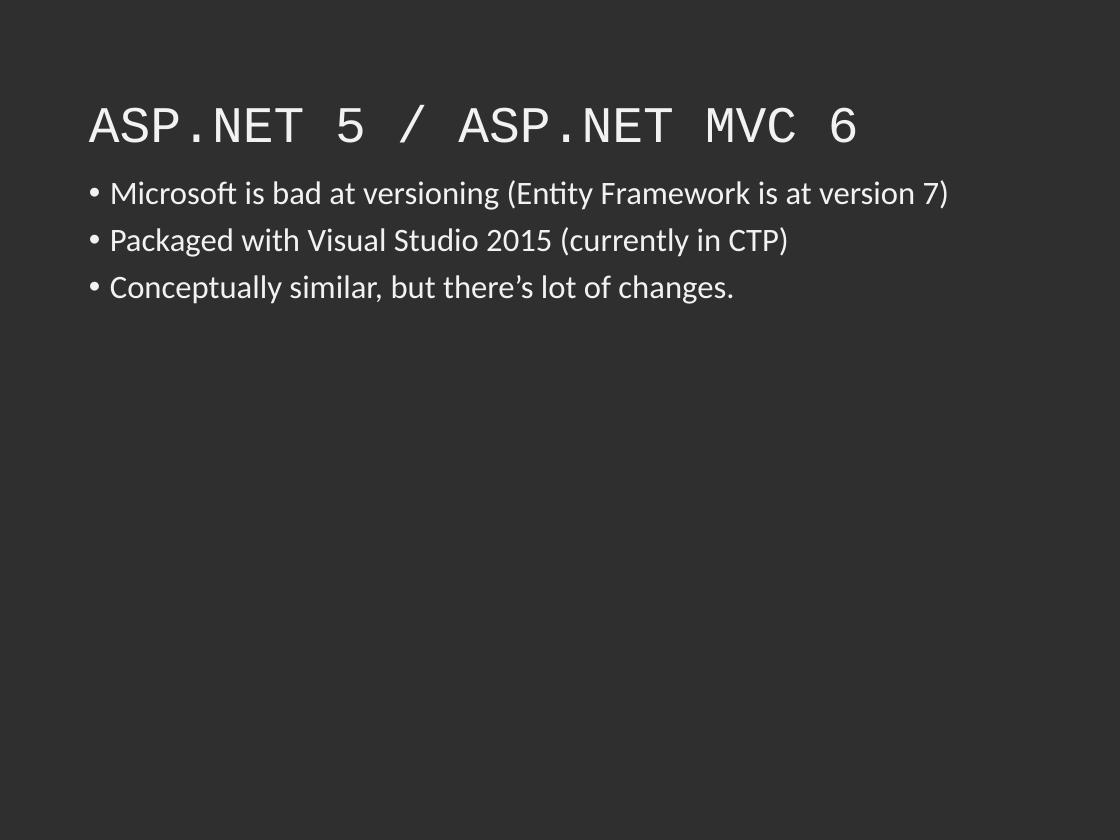
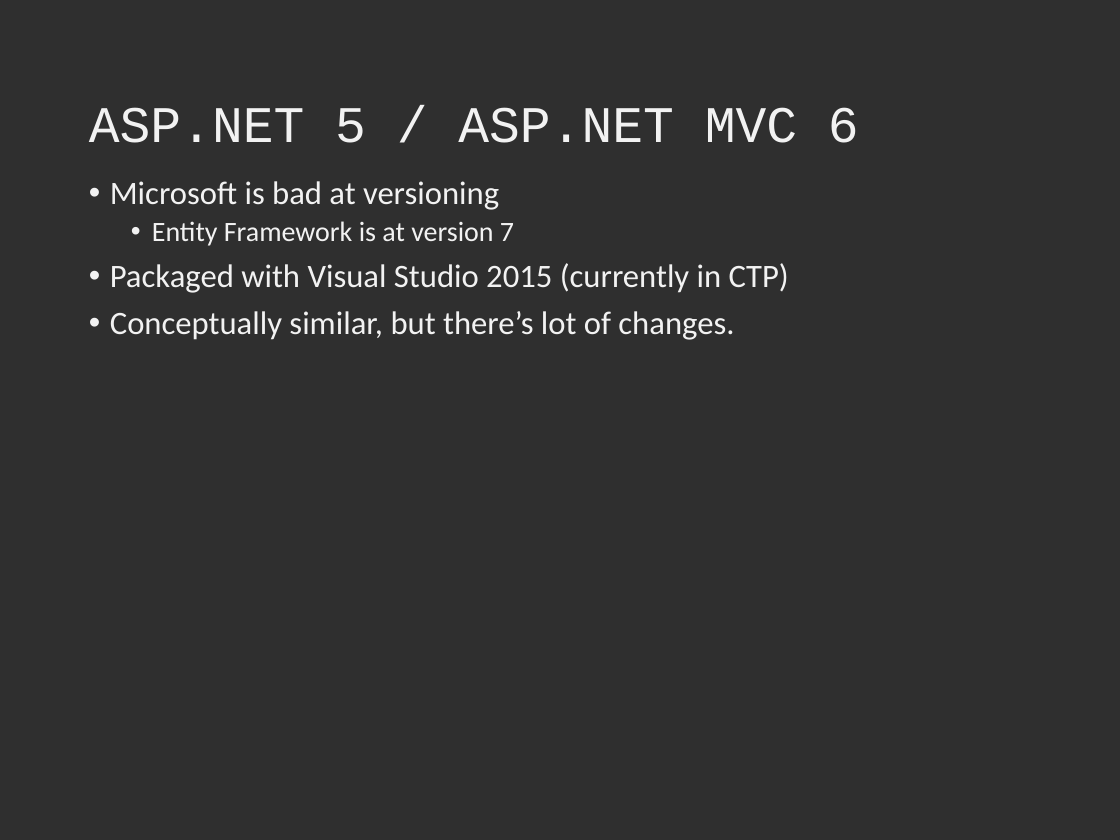
Before and after one commit to DustinEwers/dot-net-mvc-ui-demos, a slide deck: slide 10 of Slides/MVC UI Slides.pptx. Drawn at 1120x840 pixels with LibreOffice and Linux fonts; fonts in the diff are those of the drawing. Boxes give left, top, right and bottom in pixels: in the first picture for what was removed or moved away, otherwise in the second. Text is boxed around its words. In the diff, an @@ line names an element or a change of style, - is before the commit and + after.

```diff
--- a/Slides/MVC UI Slides.pptx
+++ b/Slides/MVC UI Slides.pptx
@@ text at box(110, 181, 514, 246): text changed; size 21 to 18 pt @@
-• Microsoft is bad at versioning (Entity Framework is at version 7)
+• Microsoft is bad at versioning
+  • Entity Framework is at version 7
```
Also in this commit, not shown: 5 other slides changed, 3 other files.
